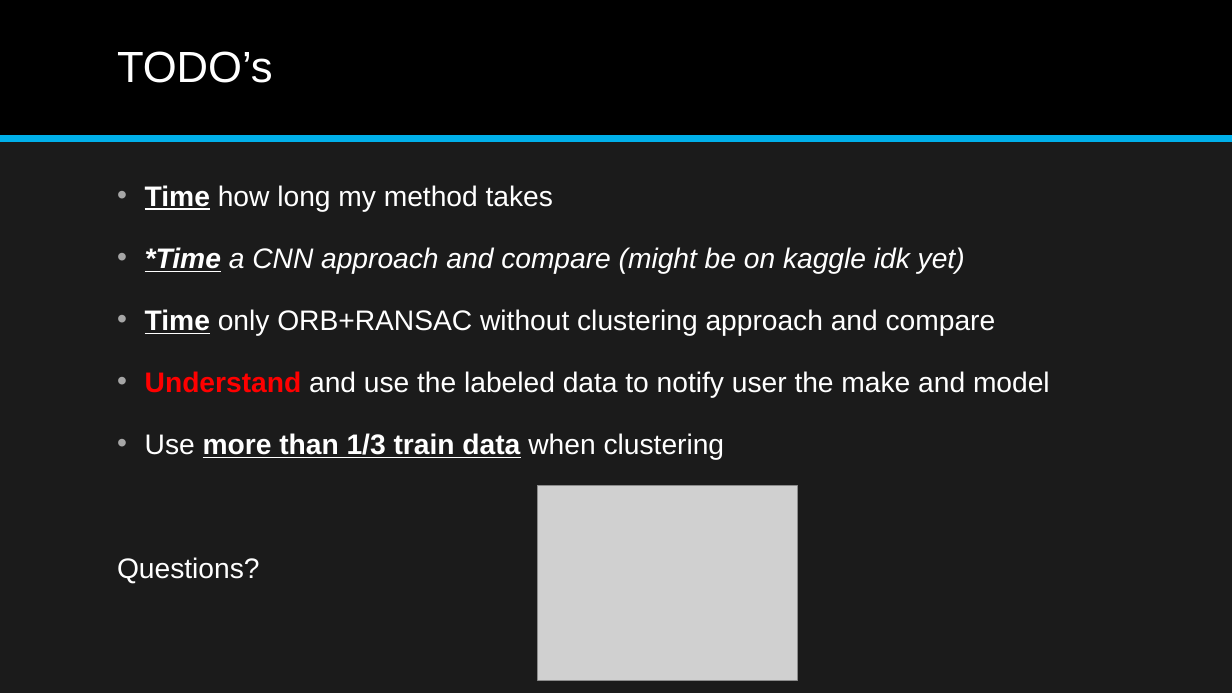
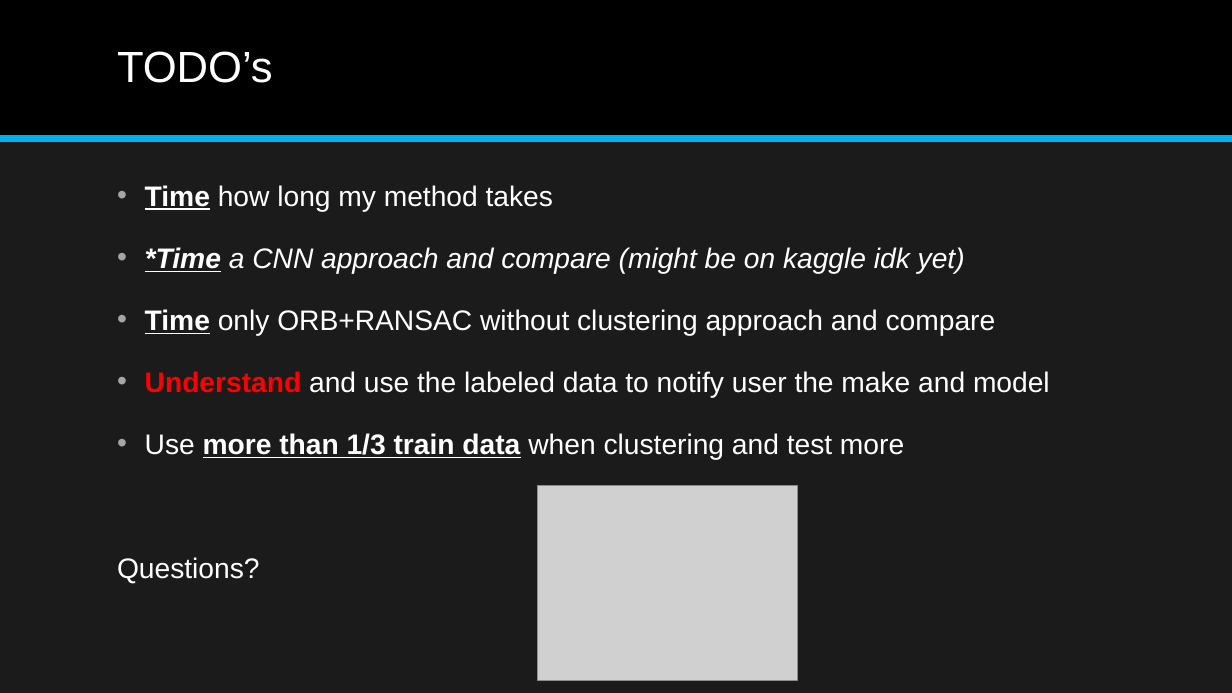
Before and after one commit to NoahTheGr8/Vehicle-Predictor, a slide deck: slide 7 of RNoahPadilla_FinalProjectProposal.pptx. Drawn at 1232x693 pixels with LibreOffice and Linux fonts; fonts in the diff are those of the drawing; grey boxes stand for pictures. Boxes give left, top, right and bottom in pixels: in the first picture for what was removed or moved away, otherwise in the second. Text is boxed around its words. In the diff, an @@ line names an element or a change of style, - is before the commit and + after.

```diff
--- a/RNoahPadilla_FinalProjectProposal.pptx
+++ b/RNoahPadilla_FinalProjectProposal.pptx
@@ text at [145,433,904,460]: text changed; bold off @@
-• Use more than 1/3 train data when clustering
+• Use more than 1/3 train data when clustering and test more
```
Also in this commit, not shown: 12 other files.
